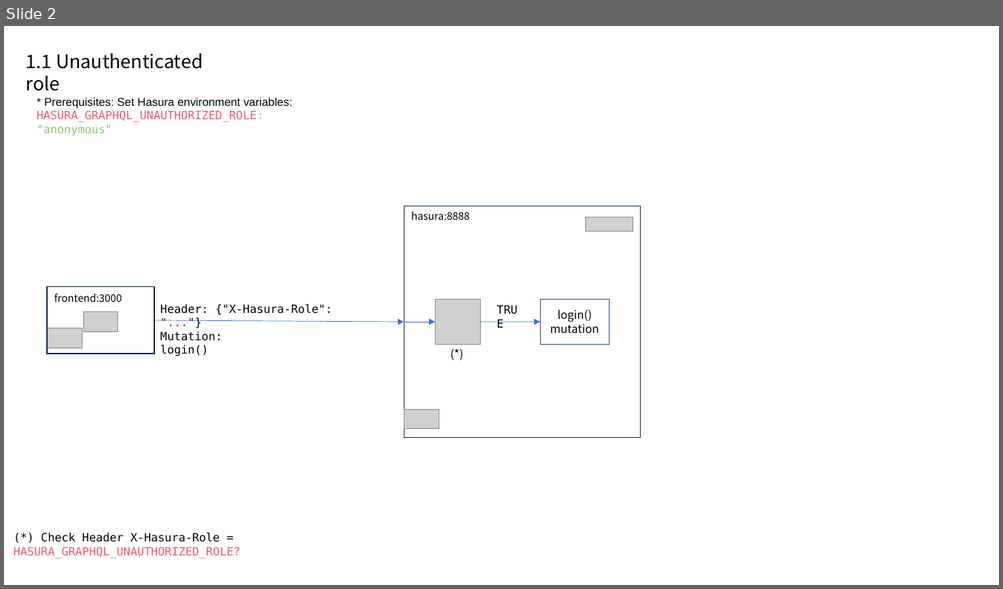
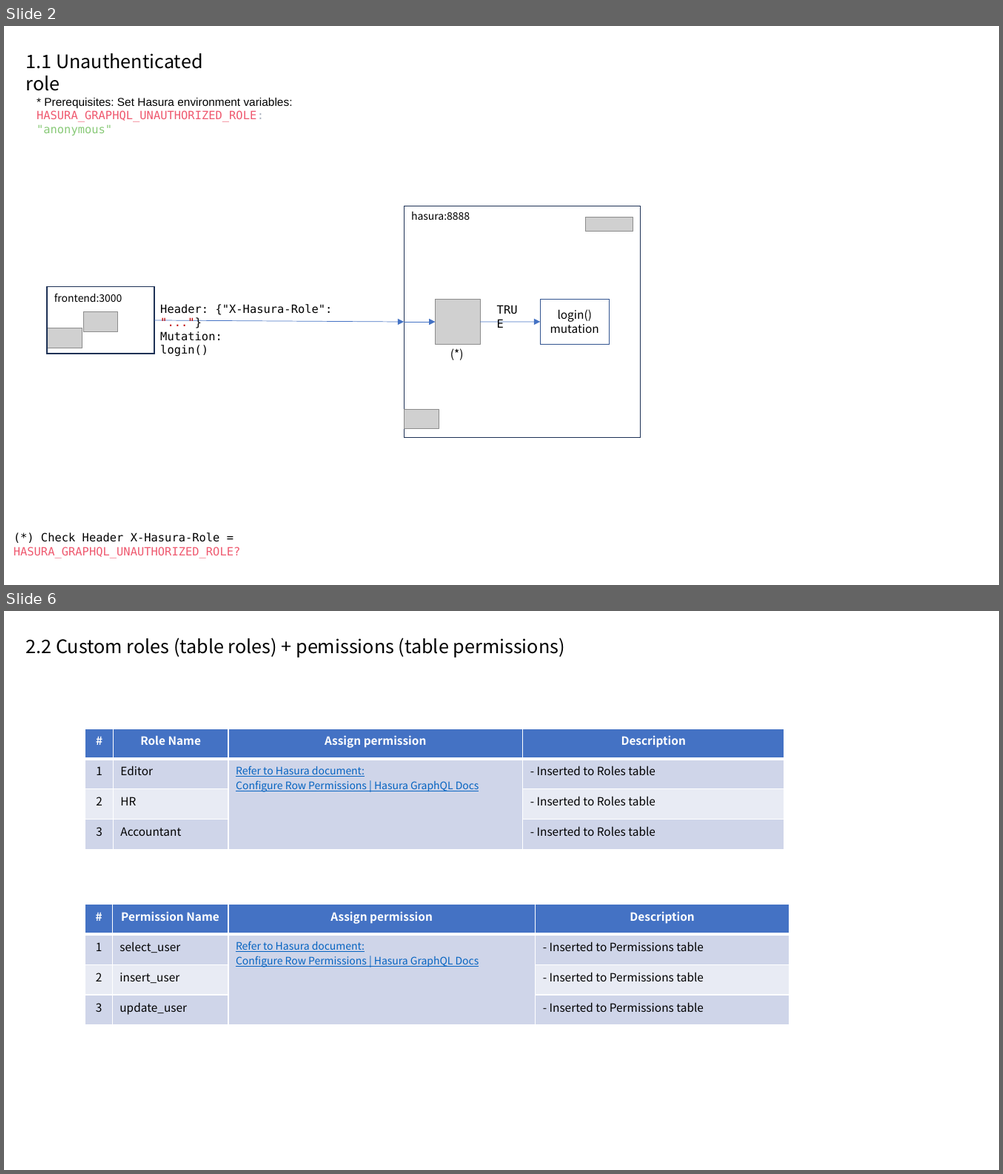
Before and after one commit to dukinfotech/graphql-stack, a slide deck: docs/hasura-auth.pptx. Shown one above the other, each under a label of ours: slide 2 before the commit, slides 2 and 6 after it; the slides between them are not shown. The pictures are 1003x589 and 1003x1174 pixels, drawn with LibreOffice and Linux fonts; fonts in the diff are those of the drawing; grey boxes stand for pictures. Boxes give left, top, right and bottom in pixels: in the first picture for what was removed or moved away, otherwise in the second. Text is boxed around its words. In the diff, an @@ line names an element or a change of style, - is before the commit and + after.

Commit message:
docs: hasura authorization

```diff
--- a/docs/hasura-auth.pptx
+++ b/docs/hasura-auth.pptx
@@ slide 6 added at [4,611,999,1170], background #FFFFFF @@
@@ text added at [26,638,565,658], 18 pt, text #000000 @@
+2.2 Custom roles (table roles) + pemissions (table permissions)
@@ table added at [85,729,783,985], 4 rows, 4 columns @@
+# | Role Name | Assign permission | Description
+1 | Editor | Refer to Hasura document: / Configure Row Permissions | Hasura GraphQL Docs | - Inserted to Roles table
+2 | HR |  | - Inserted to Roles table
+3 | Accountant |  | - Inserted to Roles table
@@ table added at [85,904,789,1025], 4 rows, 4 columns @@
+# | Permission Name | Assign permission | Description
+1 | select_user | Refer to Hasura document: / Configure Row Permissions | Hasura GraphQL Docs | - Inserted to Permissions table
+2 | insert_user |  | - Inserted to Permissions table
+3 | update_user |  | - Inserted to Permissions table
```
Also in this commit, not shown: 1 slide changed, 2 other slides added.
